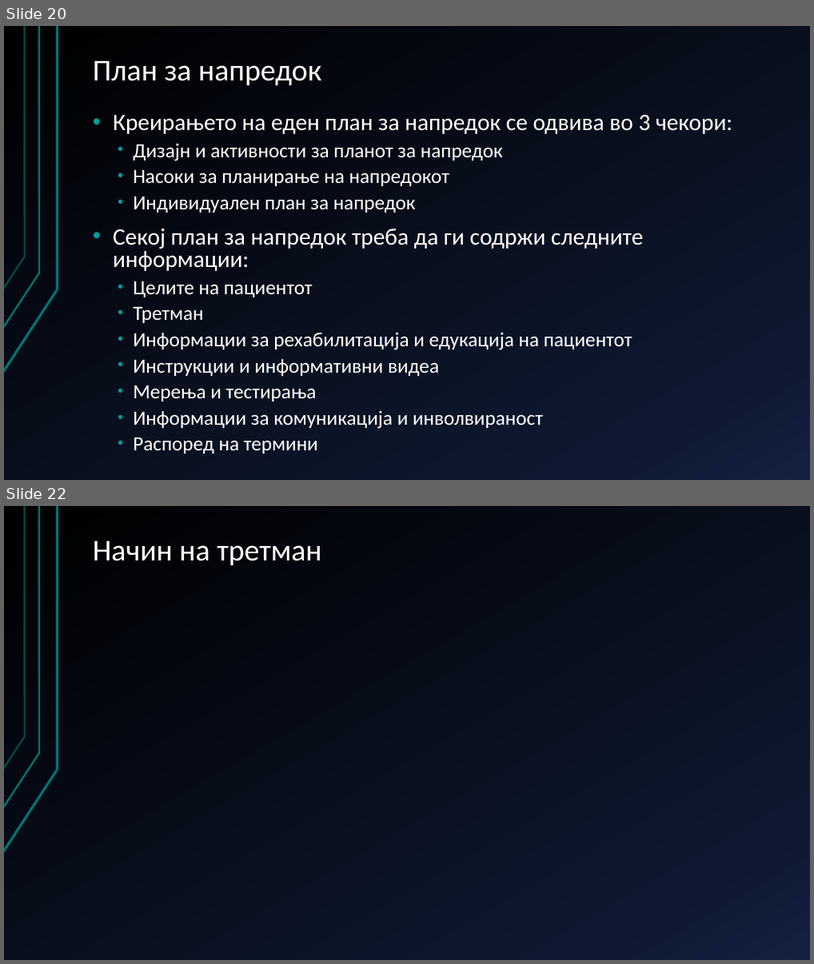
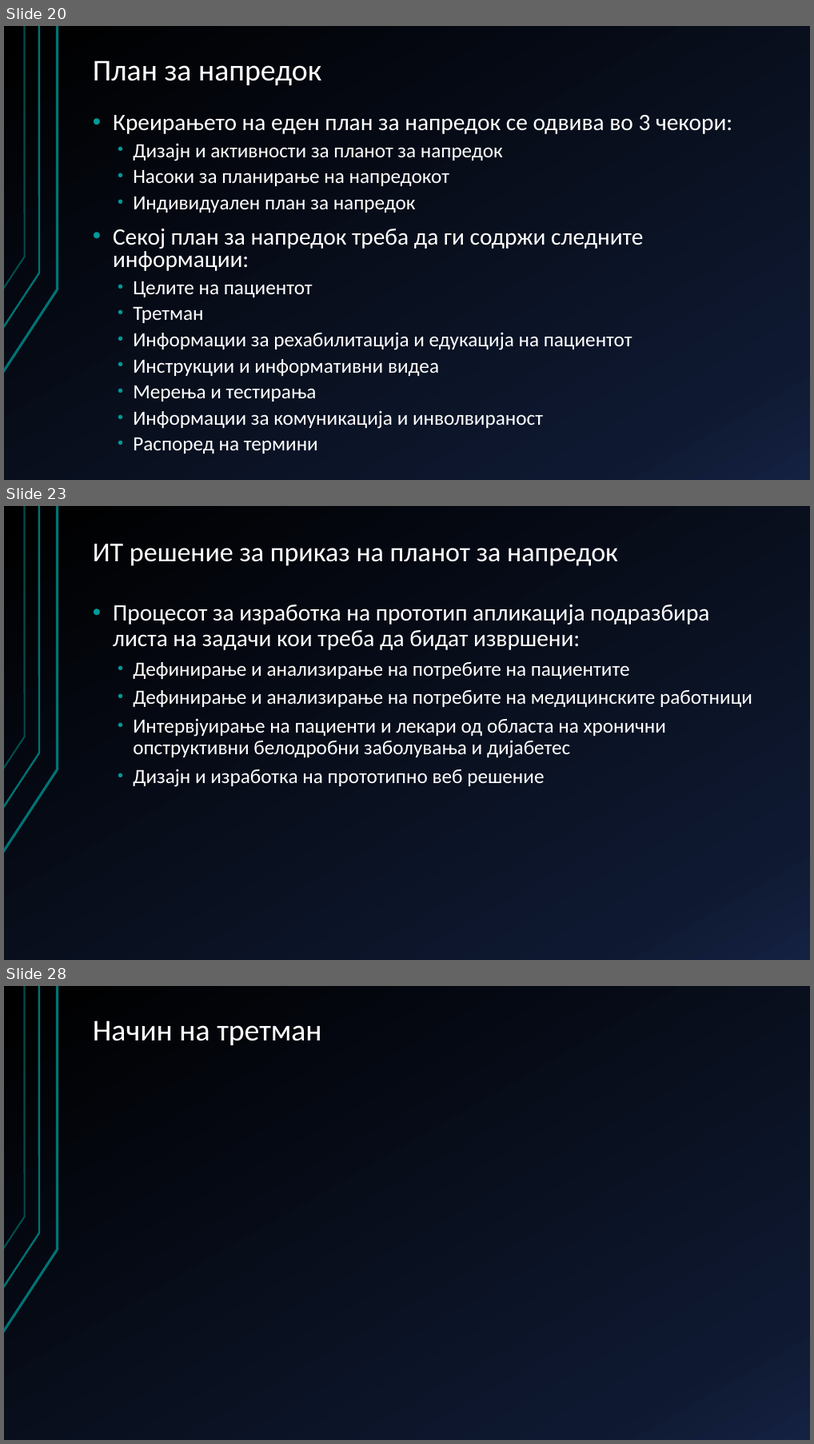
Before and after one commit to AlenDosev/Master, a slide deck: Master.pptx. Shown one above the other, each under a label of ours: slides 20 and 22 before the commit, slides 20, 23 and 28 after it; the slides between them are not shown. The pictures are 814x964 and 814x1444 pixels, drawn with LibreOffice and Linux fonts; fonts in the diff are those of the drawing. Boxes give left, top, right and bottom in pixels: in the first picture for what was removed or moved away, otherwise in the second. Text is boxed around its words. In the diff, an @@ line names an element or a change of style, - is before the commit and + after.

```diff
--- a/Master.pptx
+++ b/Master.pptx
@@ slide 23 added at bbox=[4, 506, 810, 960], background gradient #000000 to #0F1931 to #142242; not listed: 3 template elements that a slide beside it also shows @@
@@ title added at bbox=[93, 544, 618, 566], 32.4 pt, text #FFFFFF @@
+ИТ решение за приказ на планот за напредок
@@ text added at bbox=[113, 604, 753, 787], 24 pt, text #FFFFFF @@
+• Процесот за изработка на прототип апликација подразбира листа на задачи кои треба да бидат извршени:
+  • Дефинирање и анализирање на потребите на пациентите
+  • Дефинирање и анализирање на потребите на медицинските работници
+  • Интервјуирање на пациенти и лекари од областа на хронични опструктивни белодробни заболувања и дијабетес
+  • Дизајн и изработка на прототипно веб решение
@@ what was slide 22 is now slide 28 @@
```
Also in this commit, not shown: 1 slide changed, 8 other slides added.
